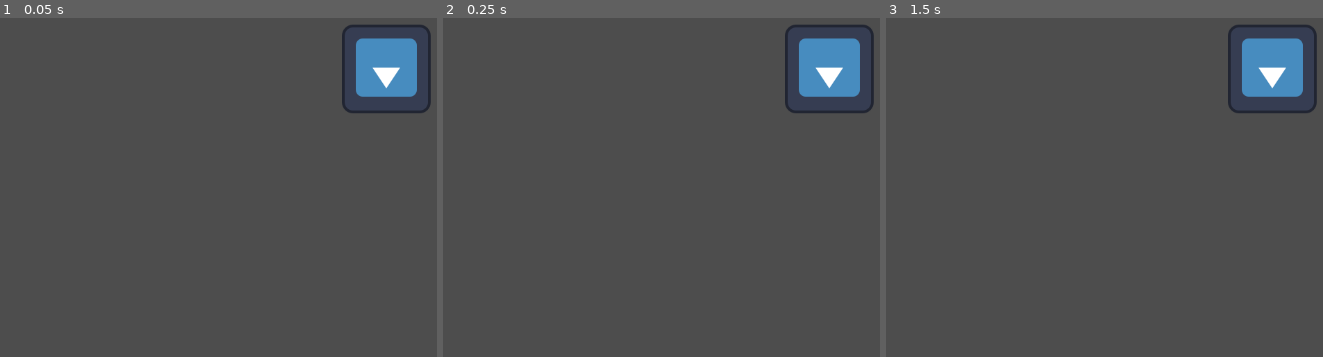
Above: before the commit, frames 1-3 (left to right).
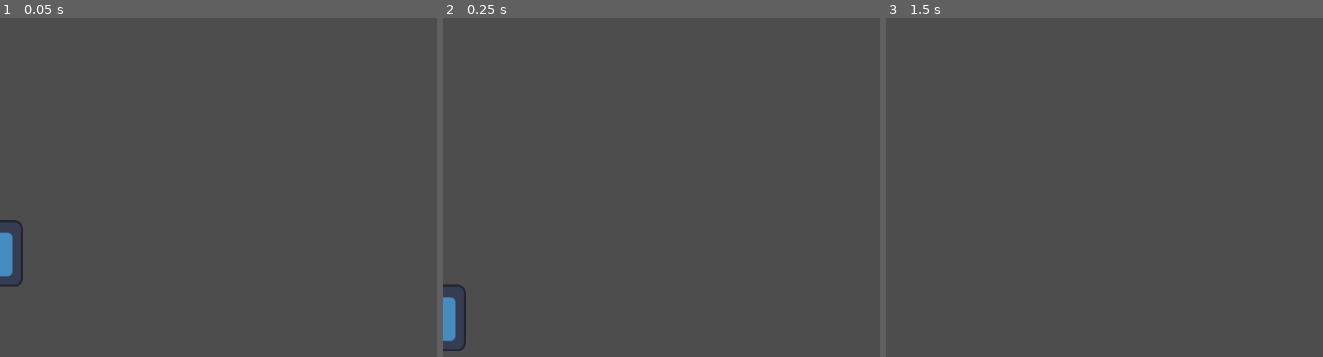
Above: after the commit, the same moments.

Repository: Xelafree/figh
Game: Godot game, scene res://level.tscn
Two runs of this game, one before a commit and one after it. Both use one fixed random seed, a clock stepped at 60 frames per second and the inputs below. Before the commit the project has no main scene; this scene is started directly in both runs. The engine's default icon, where the game draws it, is replaced by a stand-in: a white triangle on a blue panel in a dark square.
Inputs:
- Up to frame 1 (0.05 s): no input
- Up to frame 2 (0.25 s): no input
- Up to frame 3 (1.5 s): tap Enter at 1.25 s

The runs differ from the first frame. In frame 1, 3.7% of the frame differs, in the area x 0-99%, y 2-80%; in frame 2, 3.6%; in frame 3, 3.1%.

Commit message:
Updated level.tscn

Diff:
--- a/level.tscn
+++ b/level.tscn
@@ -1,10 +1,152 @@
-[gd_scene load_steps=2 format=3 uid="uid://jpqivrapnwm5"]
+[gd_scene load_steps=9 format=3 uid="uid://jpqivrapnwm5"]
 
 [ext_resource type="Texture2D" uid="uid://b43clqrrjcjcf" path="res://icon.svg" id="1_8lrq6"]
+[ext_resource type="Texture2D" uid="uid://baalpoy72ktrx" path="res://Test Ground.tga" id="1_xfqdo"]
+
+[sub_resource type="PhysicsMaterial" id="PhysicsMaterial_xihue"]
+
+[sub_resource type="RectangleShape2D" id="RectangleShape2D_it6mw"]
+size = Vector2(383, 31)
+
+[sub_resource type="WorldBoundaryShape2D" id="WorldBoundaryShape2D_ack7f"]
+normal = Vector2(-1, 0)
+
+[sub_resource type="WorldBoundaryShape2D" id="WorldBoundaryShape2D_140fi"]
+normal = Vector2(0, 1)
+
+[sub_resource type="GDScript" id="GDScript_l67v4"]
+resource_name = "Character Movement"
+script/source = "extends CharacterBody2D
+
+
+const SPEED = 300.0
+const JUMP_VELOCITY = -400.0
+
+# Get the gravity from the project settings to be synced with RigidBody nodes.
+var gravity = ProjectSettings.get_setting(\"physics/2d/default_gravity\")
+
+
+func _physics_process(delta):
+	# Add the gravity.
+	if not is_on_floor():
+		velocity.y += gravity * delta
+
+	# Handle jump.
+	if Input.is_action_just_pressed(\"ui_accept\") and is_on_floor():
+		velocity.y = JUMP_VELOCITY
+
+	# Get the input direction and handle the movement/deceleration.
+	# As good practice, you should replace UI actions with custom gameplay actions.
+	var direction = Input.get_axis(\"ui_left\", \"ui_right\")
+	if direction:
+		velocity.x = direction * SPEED
+	else:
+		velocity.x = move_toward(velocity.x, 0, SPEED)
+
+	move_and_slide()
+"
+
+[sub_resource type="RectangleShape2D" id="RectangleShape2D_7vtjv"]
+size = Vector2(48, 128)
 
 [node name="level" type="Node2D"]
 
-[node name="Sprite2D" type="Sprite2D" parent="."]
-position = Vector2(557, 202)
-rotation = 3.14159
+[node name="Camera2D" type="Camera2D" parent="."]
+anchor_mode = 0
+zoom = Vector2(3, 3)
+
+[node name="StaticBody2D(Ground)" type="StaticBody2D" parent="."]
+physics_material_override = SubResource("PhysicsMaterial_xihue")
+
+[node name="Sprite2D" type="Sprite2D" parent="StaticBody2D(Ground)"]
+position = Vector2(16, 192)
+texture = ExtResource("1_xfqdo")
+region_rect = Rect2(0, 0, 32, 32)
+
+[node name="Sprite2D2" type="Sprite2D" parent="StaticBody2D(Ground)"]
+position = Vector2(48, 192)
+texture = ExtResource("1_xfqdo")
+region_rect = Rect2(0, 0, 32, 32)
+
+[node name="Sprite2D3" type="Sprite2D" parent="StaticBody2D(Ground)"]
+position = Vector2(80, 192)
+texture = ExtResource("1_xfqdo")
+region_rect = Rect2(0, 0, 32, 32)
+
+[node name="Sprite2D4" type="Sprite2D" parent="StaticBody2D(Ground)"]
+position = Vector2(112, 192)
+texture = ExtResource("1_xfqdo")
+region_rect = Rect2(0, 0, 32, 32)
+
+[node name="Sprite2D5" type="Sprite2D" parent="StaticBody2D(Ground)"]
+position = Vector2(144, 192)
+texture = ExtResource("1_xfqdo")
+region_rect = Rect2(0, 0, 32, 32)
+
+[node name="Sprite2D6" type="Sprite2D" parent="StaticBody2D(Ground)"]
+position = Vector2(176, 192)
+texture = ExtResource("1_xfqdo")
+region_rect = Rect2(0, 0, 32, 32)
+
+[node name="Sprite2D7" type="Sprite2D" parent="StaticBody2D(Ground)"]
+position = Vector2(208, 192)
+texture = ExtResource("1_xfqdo")
+region_rect = Rect2(0, 0, 32, 32)
+
+[node name="Sprite2D8" type="Sprite2D" parent="StaticBody2D(Ground)"]
+position = Vector2(240, 192)
+texture = ExtResource("1_xfqdo")
+region_rect = Rect2(0, 0, 32, 32)
+
+[node name="Sprite2D9" type="Sprite2D" parent="StaticBody2D(Ground)"]
+position = Vector2(272, 192)
+texture = ExtResource("1_xfqdo")
+region_rect = Rect2(0, 0, 32, 32)
+
+[node name="Sprite2D10" type="Sprite2D" parent="StaticBody2D(Ground)"]
+position = Vector2(304, 192)
+texture = ExtResource("1_xfqdo")
+region_rect = Rect2(0, 0, 32, 32)
+
+[node name="Sprite2D11" type="Sprite2D" parent="StaticBody2D(Ground)"]
+position = Vector2(336, 192)
+texture = ExtResource("1_xfqdo")
+region_rect = Rect2(0, 0, 32, 32)
+
+[node name="Sprite2D12" type="Sprite2D" parent="StaticBody2D(Ground)"]
+position = Vector2(368, 192)
+texture = ExtResource("1_xfqdo")
+region_rect = Rect2(0, 0, 32, 32)
+
+[node name="CollisionShape2D" type="CollisionShape2D" parent="StaticBody2D(Ground)"]
+position = Vector2(192, 192)
+shape = SubResource("RectangleShape2D_it6mw")
+
+[node name="StaticBody2D" type="StaticBody2D" parent="."]
+
+[node name="CollisionShape2D" type="CollisionShape2D" parent="StaticBody2D"]
+position = Vector2(0, 96)
+shape = SubResource("WorldBoundaryShape2D_ack7f")
+
+[node name="CollisionShape2D2" type="CollisionShape2D" parent="StaticBody2D"]
+position = Vector2(384, 96)
+shape = SubResource("WorldBoundaryShape2D_ack7f")
+
+[node name="CollisionShape2D3" type="CollisionShape2D" parent="StaticBody2D"]
+position = Vector2(192, 0)
+scale = Vector2(2, 1)
+shape = SubResource("WorldBoundaryShape2D_140fi")
+
+[node name="CharacterBody2D" type="CharacterBody2D" parent="."]
+position = Vector2(134, 157)
+scale = Vector2(0.25, 0.25)
+script = SubResource("GDScript_l67v4")
+
+[node name="CollisionShape2D" type="CollisionShape2D" parent="CharacterBody2D"]
+position = Vector2(0, -4)
+shape = SubResource("RectangleShape2D_7vtjv")
+
+[node name="Character" type="Sprite2D" parent="CharacterBody2D"]
+position = Vector2(4, -12)
 texture = ExtResource("1_8lrq6")
+offset = Vector2(0, 2)
--- a/project.godot
+++ b/project.godot
@@ -11,8 +11,19 @@
 [application]
 
 config/name="Fighting Game"
+run/main_scene="res://level.tscn"
 config/features=PackedStringArray("4.2", "Mobile")
 config/icon="res://icon.svg"
+
+[input]
+
+ui_left={
+"deadzone": 0.5,
+"events": [Object(InputEventKey,"resource_local_to_scene":false,"resource_name":"","device":-1,"window_id":0,"alt_pressed":false,"shift_pressed":false,"ctrl_pressed":false,"meta_pressed":false,"pressed":false,"keycode":4194319,"physical_keycode":0,"key_label":0,"unicode":0,"echo":false,"script":null)
+, Object(InputEventJoypadButton,"resource_local_to_scene":false,"resource_name":"","device":0,"button_index":13,"pressure":0.0,"pressed":false,"script":null)
+, Object(InputEventJoypadMotion,"resource_local_to_scene":false,"resource_name":"","device":0,"axis":0,"axis_value":-1.0,"script":null)
+]
+}
 
 [rendering]
 
Not shown: 1 places in level3.tscn that only renumber resources
